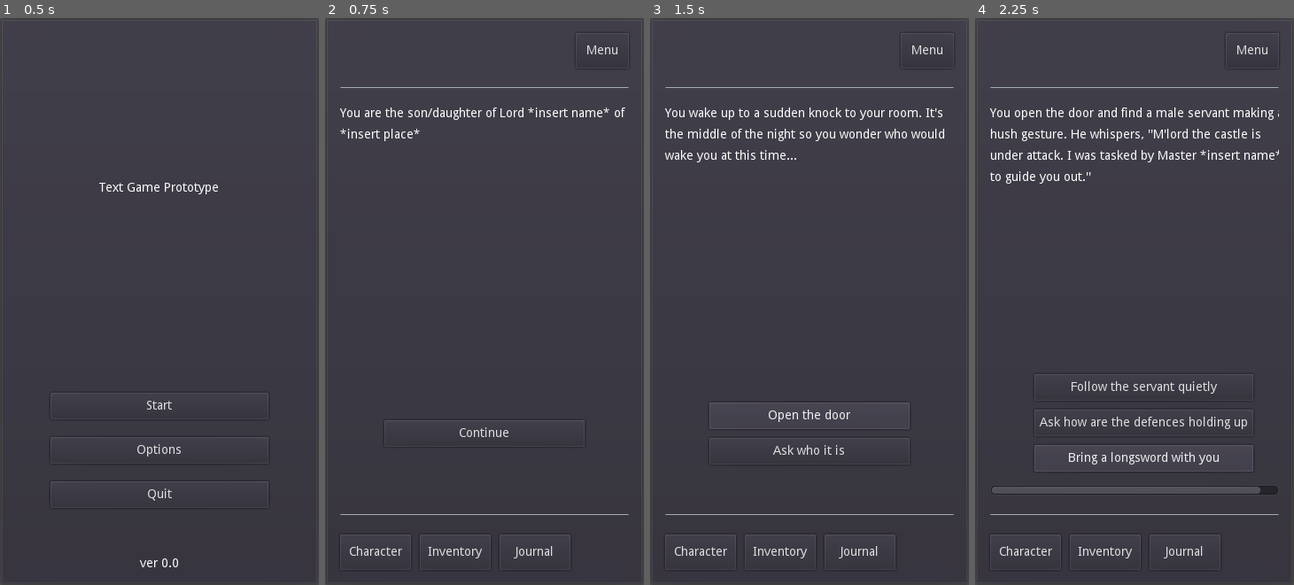
Above: before the commit, frames 1-4 (left to right).
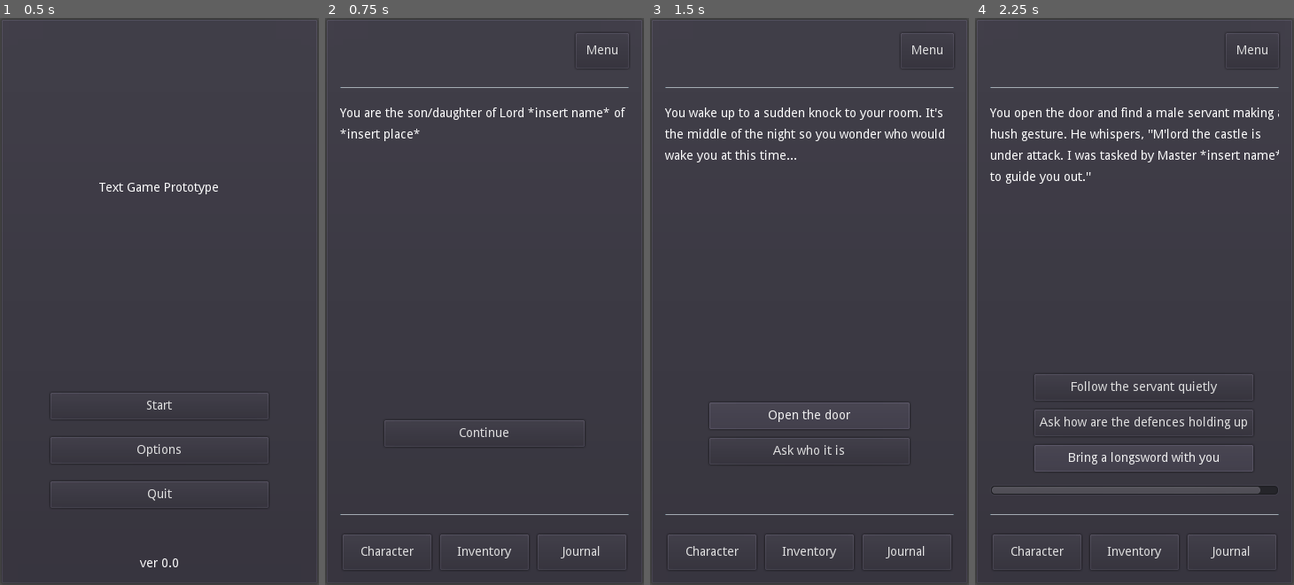
Above: after the commit, the same moments.

Repository: philipuriarte/A-Churchyard-of-Orphans
Game: Godot game, scene res://scenes/main.tscn
Two runs of this game, one before a commit and one after it. Both use one fixed random seed, a clock stepped at 60 frames per second and the inputs below.
Inputs:
- Up to frame 1 (0.5 s): no input
- Up to frame 2 (0.75 s): click "Start" at 0.5 s
- Up to frame 3 (1.5 s): click "Continue" at 1.25 s
- Up to frame 4 (2.25 s): click "Open the door" at 2 s

Frame 1 is identical in both runs. In frame 2, 0.6% of the frame differs, in the area x 4-95%, y 91-96%; in frame 3, 0.6%; in frame 4, 0.6%.

Commit message:
Turn off focus on BottomContainer buttons

Diff:
--- a/scenes/game_screen.tscn
+++ b/scenes/game_screen.tscn
@@ -79,25 +79,30 @@
 margin_bottom = 606.0
 rect_min_size = Vector2( 0, 40 )
 custom_constants/separation = 10
+alignment = 1
 
 [node name="CharacterButton" type="Button" parent="MainMargin/MainCointainer/BottomContainer"]
-margin_right = 80.0
+margin_left = 3.0
+margin_right = 103.0
 margin_bottom = 40.0
-rect_min_size = Vector2( 80, 0 )
+rect_min_size = Vector2( 100, 0 )
+focus_mode = 0
 text = "Character"
 
 [node name="InventoryButton" type="Button" parent="MainMargin/MainCointainer/BottomContainer"]
-margin_left = 90.0
-margin_right = 170.0
+margin_left = 113.0
+margin_right = 213.0
 margin_bottom = 40.0
-rect_min_size = Vector2( 80, 0 )
+rect_min_size = Vector2( 100, 0 )
+focus_mode = 0
 text = "Inventory"
 
 [node name="JournalButton" type="Button" parent="MainMargin/MainCointainer/BottomContainer"]
-margin_left = 180.0
-margin_right = 260.0
+margin_left = 223.0
+margin_right = 323.0
 margin_bottom = 40.0
-rect_min_size = Vector2( 80, 0 )
+rect_min_size = Vector2( 100, 0 )
+focus_mode = 0
 text = "Journal"
 
 [connection signal="pressed" from="MainMargin/MainCointainer/TopContainer/MenuButton" to="." method="_on_MenuButton_pressed"]
